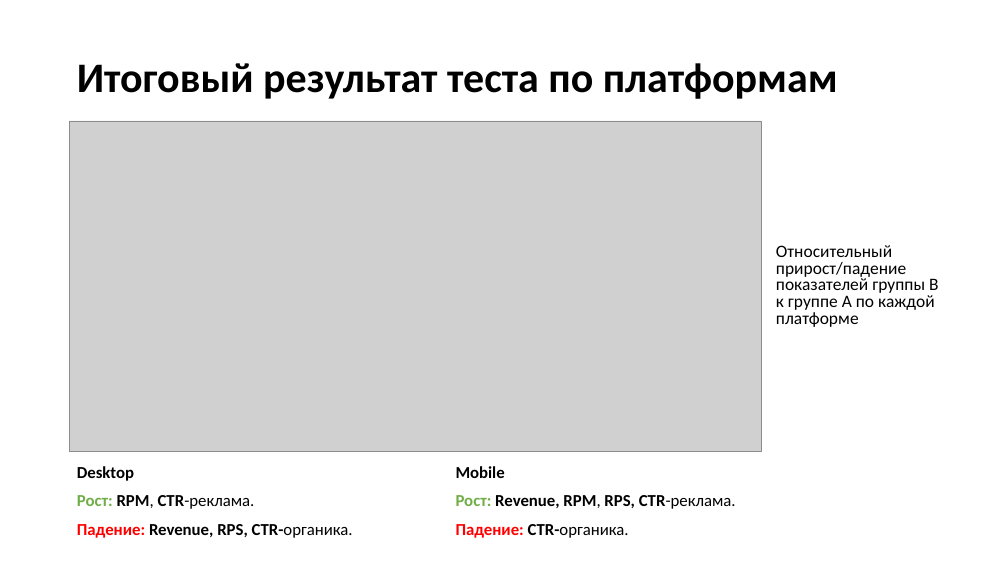
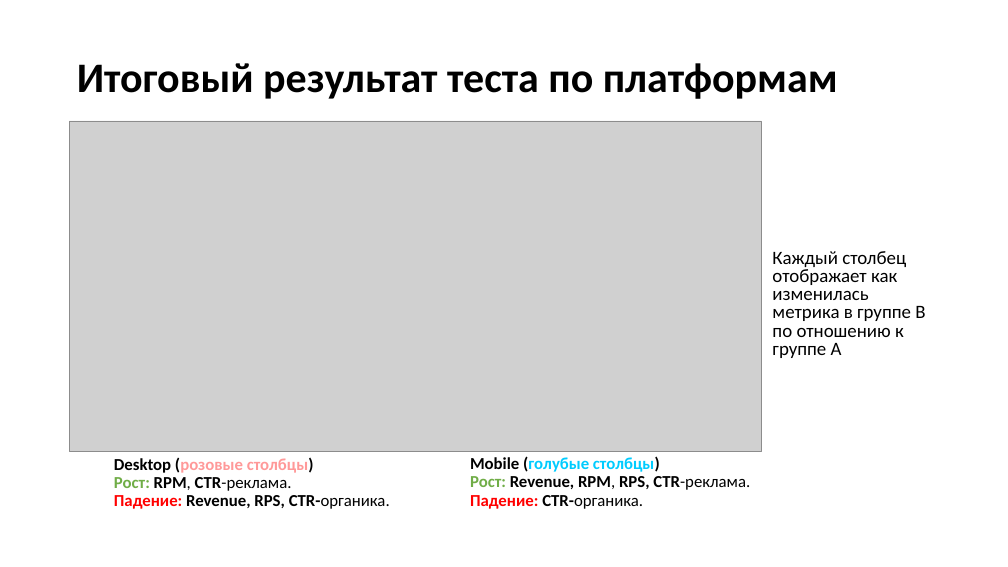
Before and after one commit to antipovdenis/AB_test_MarketpleteFeed, a slide deck: slide 3 of AB_test.pptx. Drawn at 1008x567 pixels with LibreOffice and Linux fonts; fonts in the diff are those of the drawing; grey boxes stand for pictures. Boxes give left, top, right and bottom in pixels: in the first picture for what was removed or moved away, otherwise in the second. Text is boxed around its words. In the diff, an @@ line names an element or a change of style, - is before the commit and + after.

```diff
--- a/AB_test.pptx
+++ b/AB_test.pptx
@@ text at (772, 251, 925, 358): text changed; size 16.6 to 18 pt @@
-Относительный прирост/падение показателей группы В к группе А по каждой платформе
+Каждый столбец отображает как изменилась метрика в группе В по отношению к группе А
@@ text at (114, 457, 390, 509): text changed @@
-Desktop
-Рост: RPM, CTR-реклама.
-Падение: Revenue, RPS, CTR-органика.
+Desktop (розовые столбцы)
+Рост: RPM, CTR-реклама.
+Падение: Revenue, RPS, CTR-органика.
@@ text at (470, 456, 750, 509): text changed @@
-Mobile
-Рост: Revenue, RPM, RPS, CTR-реклама.
-Падение: CTR-органика.
+Mobile (голубые столбцы)
+Рост: Revenue, RPM, RPS, CTR-реклама.
+Падение: CTR-органика.
```
Also in this commit, not shown: 2 other slides changed, 3 slides added, 2 other files.
